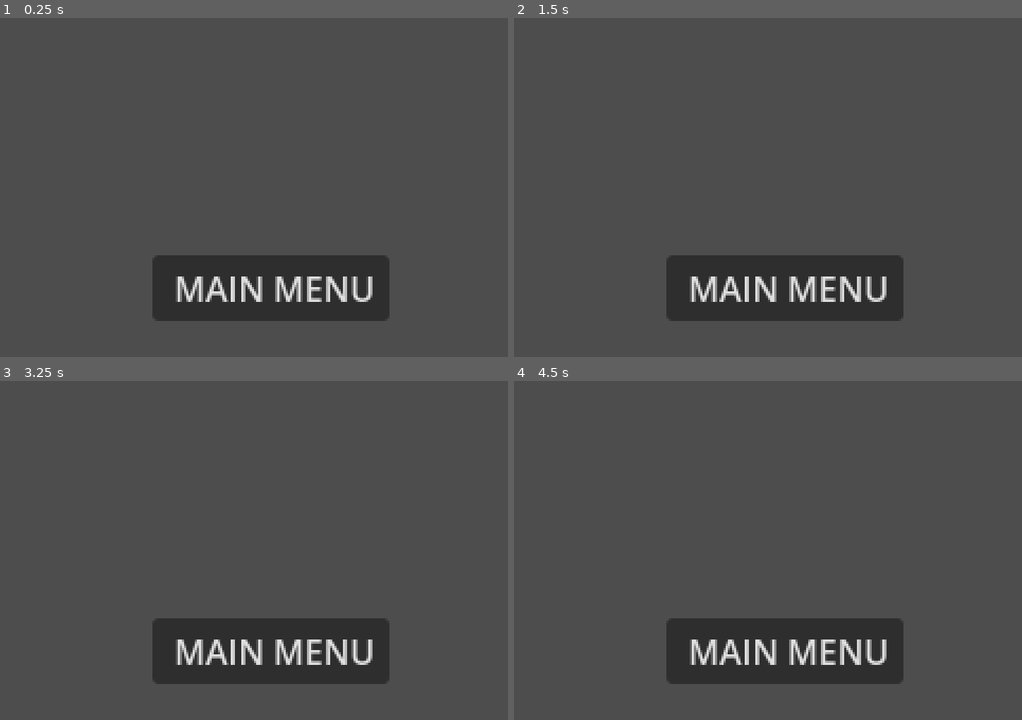
Above: before the commit, frames 1-4 (two rows, left to right).
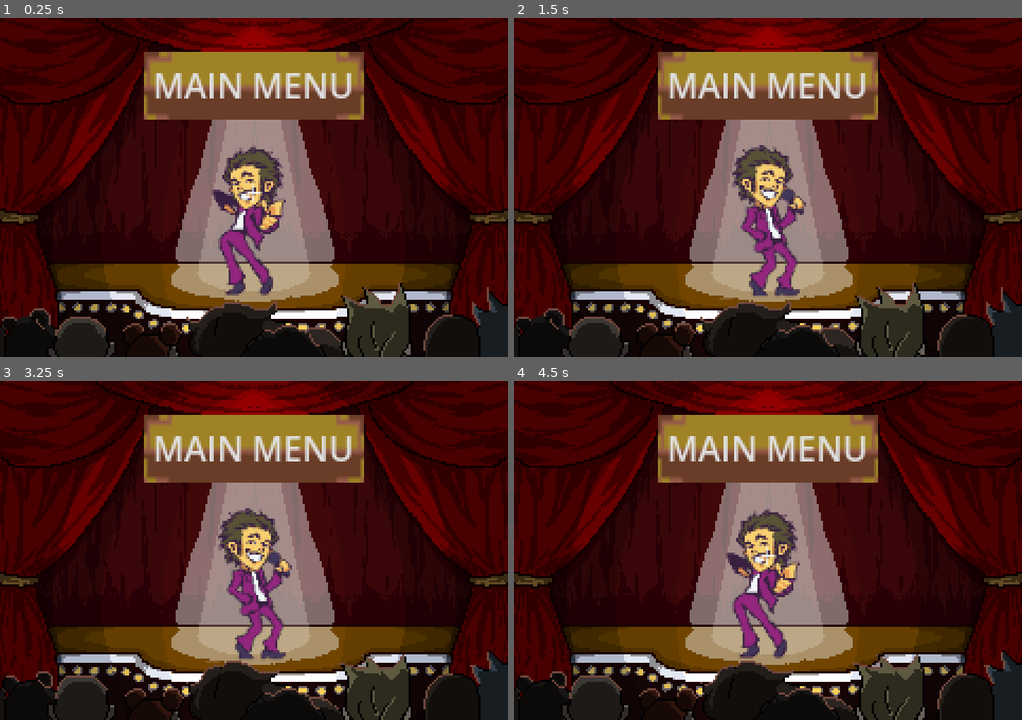
Above: after the commit, the same moments.

Repository: ABPaladin/standUPJAM
Game: Godot game, scene res://Scenes/win.tscn
Two runs of this game, one before a commit and one after it. Both use one fixed random seed, a clock stepped at 60 frames per second and the inputs below. The project has no main scene, so this scene is started directly.
Inputs:
- Up to frame 1 (0.25 s): no input
- Up to frame 2 (1.5 s): no input
- Up to frame 3 (3.25 s): no input
- Up to frame 4 (4.5 s): no input

The runs differ from the first frame. In frame 1, 98% of the frame differs, in the area x 0-100%, y 0-100%; in frame 2, 98%; in frame 3, 98%; in frame 4, 98%.

Commit message:
niki
added assets

Diff:
--- a/Scenes/win.tscn
+++ b/Scenes/win.tscn
@@ -1,10 +1,45 @@
-[gd_scene load_steps=2 format=3 uid="uid://dbslu0j21h0mr"]
+[gd_scene load_steps=10 format=3 uid="uid://dbslu0j21h0mr"]
 
 [ext_resource type="Script" path="res://Scenes/Control.gd" id="1_dkd2y"]
+[ext_resource type="Texture2D" uid="uid://4wpi0xg1spgp" path="res://assets/scenebackground.png" id="2_i2ony"]
+[ext_resource type="Texture2D" uid="uid://b4wyqlh0ktlqs" path="res://assets/watchers1.png" id="3_kodr7"]
+[ext_resource type="Texture2D" uid="uid://b1emjj0ldqqhx" path="res://assets/watchers2.png" id="4_yophj"]
+[ext_resource type="Texture2D" uid="uid://bgp22xkv1muhu" path="res://assets/asdawdawd.png" id="5_0ysun"]
+[ext_resource type="Texture2D" uid="uid://bn1jxuhv7oqx" path="res://assets/asdawdawd2.png" id="6_3oeth"]
+[ext_resource type="Texture2D" uid="uid://db4xn8g1tg2ao" path="res://assets/button1.png" id="7_1l02u"]
+
+[sub_resource type="SpriteFrames" id="SpriteFrames_yk5qw"]
+animations = [{
+"frames": [{
+"duration": 1.0,
+"texture": ExtResource("3_kodr7")
+}, {
+"duration": 1.0,
+"texture": ExtResource("4_yophj")
+}],
+"loop": true,
+"name": &"default",
+"speed": 5.0
+}]
+
+[sub_resource type="SpriteFrames" id="SpriteFrames_uloet"]
+animations = [{
+"frames": [{
+"duration": 1.0,
+"texture": ExtResource("5_0ysun")
+}, {
+"duration": 1.0,
+"texture": ExtResource("6_3oeth")
+}],
+"loop": true,
+"name": &"default",
+"speed": 5.0
+}]
 
 [node name="Win" type="Node"]
 
 [node name="Control" type="Control" parent="."]
+show_behind_parent = true
 custom_minimum_size = Vector2(240, 160)
 layout_mode = 3
 anchors_preset = 0
@@ -12,12 +47,38 @@
 offset_bottom = 157.0
 script = ExtResource("1_dkd2y")
 
+[node name="Scenebackground" type="Sprite2D" parent="Control"]
+position = Vector2(120, 80)
+texture = ExtResource("2_i2ony")
+
+[node name="AnimatedSprite2D" type="AnimatedSprite2D" parent="Control"]
+position = Vector2(120, 80)
+sprite_frames = SubResource("SpriteFrames_yk5qw")
+autoplay = "default"
+frame_progress = 0.245241
+
+[node name="AnimatedSprite2D2" type="AnimatedSprite2D" parent="Control"]
+position = Vector2(120, 96)
+scale = Vector2(0.762295, 0.735294)
+sprite_frames = SubResource("SpriteFrames_uloet")
+autoplay = "default"
+frame = 1
+frame_progress = 0.7
+
 [node name="Button" type="Button" parent="Control"]
 layout_mode = 0
-offset_left = 72.0
-offset_top = 112.0
-offset_right = 184.0
-offset_bottom = 143.0
+offset_left = 64.0
+offset_top = 16.0
+offset_right = 172.0
+offset_bottom = 47.0
 text = " MAIN MENU"
+flat = true
+expand_icon = true
+
+[node name="Sprite2D" type="Sprite2D" parent="Control/Button"]
+show_behind_parent = true
+position = Vector2(56, 16)
+scale = Vector2(1.44444, 2.26786)
+texture = ExtResource("7_1l02u")
 
 [connection signal="pressed" from="Control/Button" to="Control" method="_on_button_pressed"]
Binary file added: assets/asdawdawd.png
Not shown, added: assets/asdawdawd.png.import
Binary file added: assets/asdawdawd2.png
Not shown, added: assets/asdawdawd2.png.import
Binary file added: assets/button1.png
Not shown, added: assets/button1.png.import
Binary file added: assets/scenebacground.gif
Binary file added: assets/scenebackground.png
Not shown, added: assets/scenebackground.png.import
Binary file added: assets/sprites.png
Not shown, added: assets/sprites.png.import
Binary file added: assets/watchers1.png
(and 4 more such lines)
